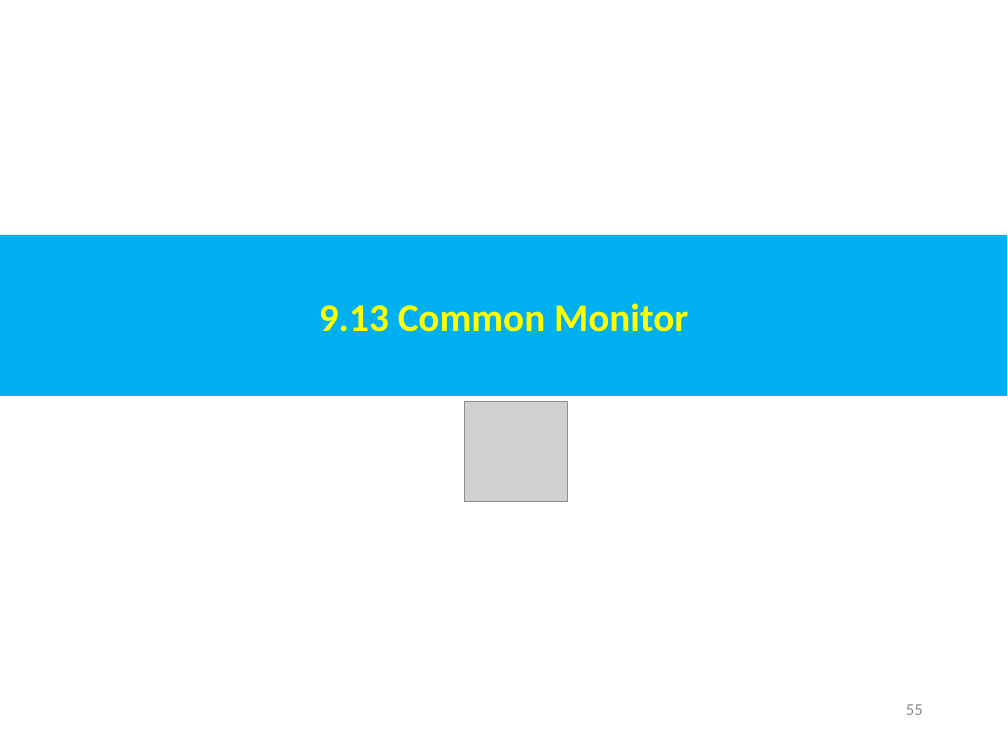
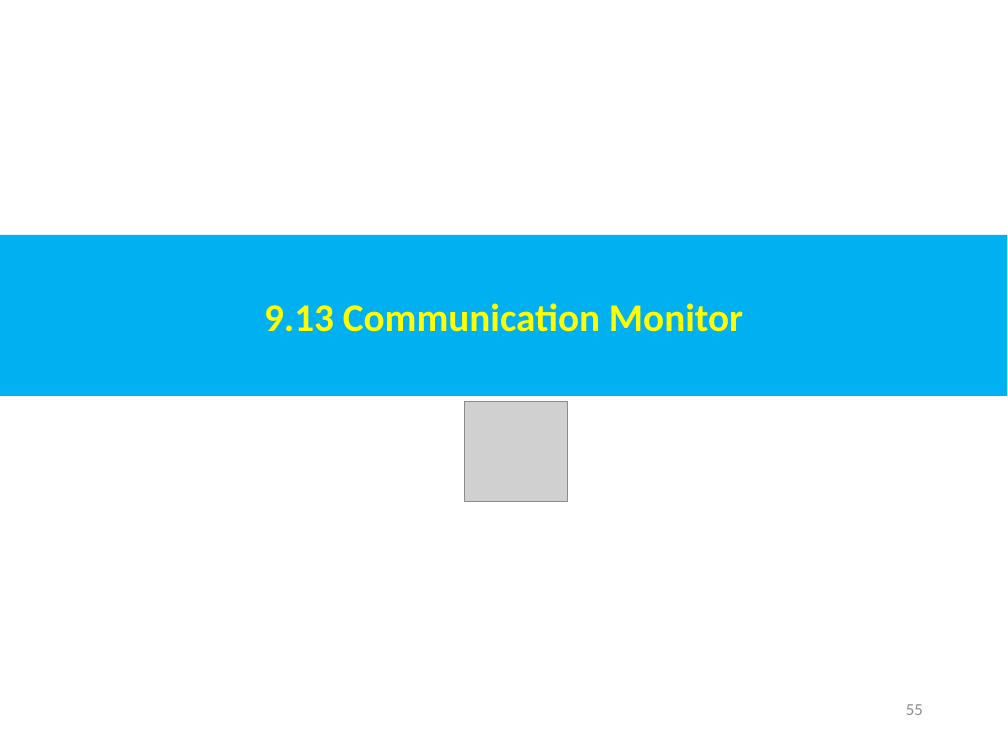
Before and after one commit to peterhchen/AIU_CS850_Gem5_McPAT, a slide deck: slide 55 of 050_Gem5/009.MemMod/000_Video/009.MemMod.ppt. Drawn at 1008x756 pixels with LibreOffice and Linux fonts; fonts in the diff are those of the drawing; grey boxes stand for pictures. Boxes give left, top, right and bottom in pixels: in the first picture for what was removed or moved away, otherwise in the second. Text is boxed around its words. In the diff, an @@ line names an element or a change of style, - is before the commit and + after.

```diff
--- a/050_Gem5/009.MemMod/000_Video/009.MemMod.ppt
+++ b/050_Gem5/009.MemMod/000_Video/009.MemMod.ppt
@@ text in rectangle at (x1=264, y1=303, x2=743, y2=332): text changed @@
-9.13 Common Monitor
+9.13 Communication Monitor
```
Also in this commit, not shown: 1 other slide changed, 4 slides added.
